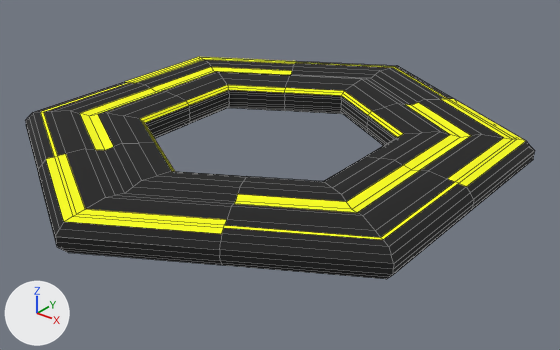
Two versions of the FBX model Assets/Models/OK sci-fi-coin/source/Coin.fbx, one commit apart.
Before and after are seen from a 50 mm lens placed at (0.0627, -0.0738, 0.0721), pointed at (0.004, -0.0004, 0.0266). The axes (+X, +Y, +Z) are drawn at lower left. The lights are the same throughout. Mesh edges are drawn as thin lines. Where no turn or scale is listed for an object, it has been applied to the vertices. Vertices at the same position are counted once.

The first picture shows 'Tube004'.
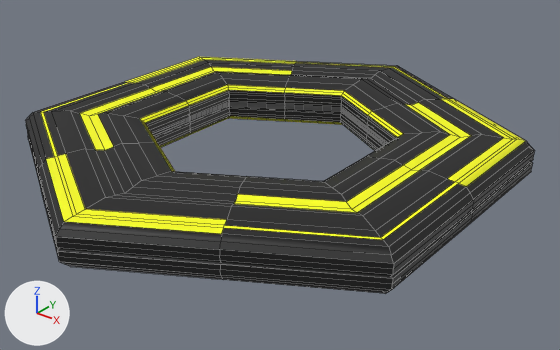
The newer file is also rescaled (x1000.0), turned or shifted as a whole; pictures and numbers use the older file's frame.

Changed parts and their boxes (x1, y1, x2, y2) in the pictures (560 x 350 px):
'Tube004', surface changed, reshaped (6% taller)
    before: (26, 57, 535, 279)
    after: (26, 57, 535, 293)
part 1 of me_mesh, added (black)
    after: (27, 100, 533, 293)

Diff of the bpy script that builds the scene:
```diff
--- a/Assets/Models/OK sci-fi-coin/source/Coin.fbx.py
+++ b/Assets/Models/OK sci-fi-coin/source/Coin.fbx.py
@@ mat_material__161__tube004 @@
 mat_material__161__tube004.base_color = (0.00784, 0.00784, 0.00784)  # black #161616
-mat_material__161__tube004.roughness = 0.9
+mat_material__161__tube004.roughness = 0.553
@@ mat_14___default @@
 mat_14___default.base_color = (0.965, 1.0, 0.0)  # yellow #fbff00
-mat_14___default.roughness = 0.9
+mat_14___default.roughness = 0.553
@@ me_mesh @@
 # used by ob_tube004; location = (0.00169, 0.00001, 0.02925)
-me_mesh.from_pydata(...)  # 390 vertices, 384 faces; spans x -0.0298..0.0298, y -0.0344..0.0344, z 0.0..0.0043
+me_mesh.from_pydata(...)  # 744 vertices, 718 faces; spans x -0.0298..0.0298, y -0.0344..0.0344, z -0.0023..0.0043
+# me_mesh part 1: a new loose piece of 372 vertices spanning x -0.0298..0.0298, y -0.0344..0.0344, z -0.0023..0.002
 me_mesh.materials.append(mat_material__161__tube004)
```
